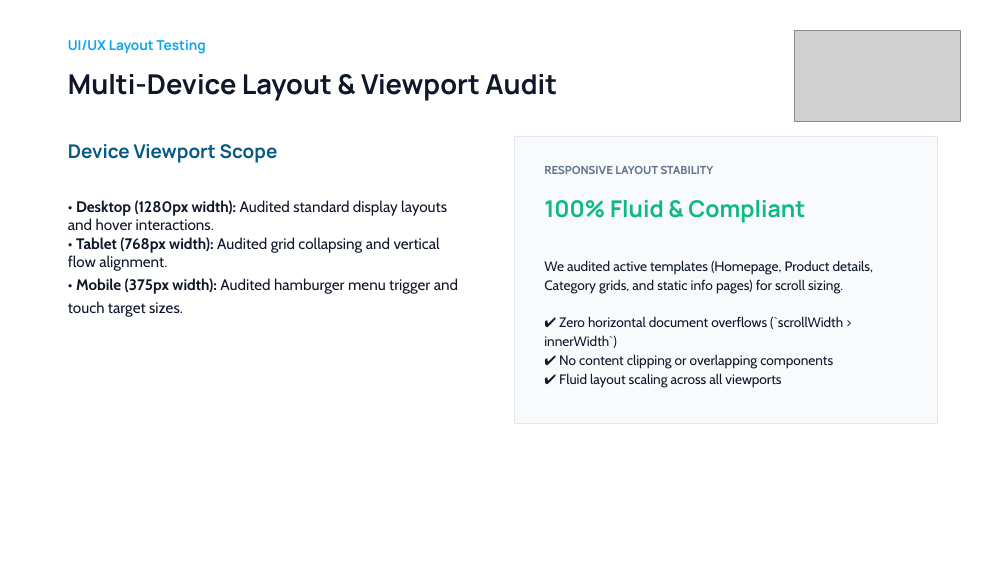
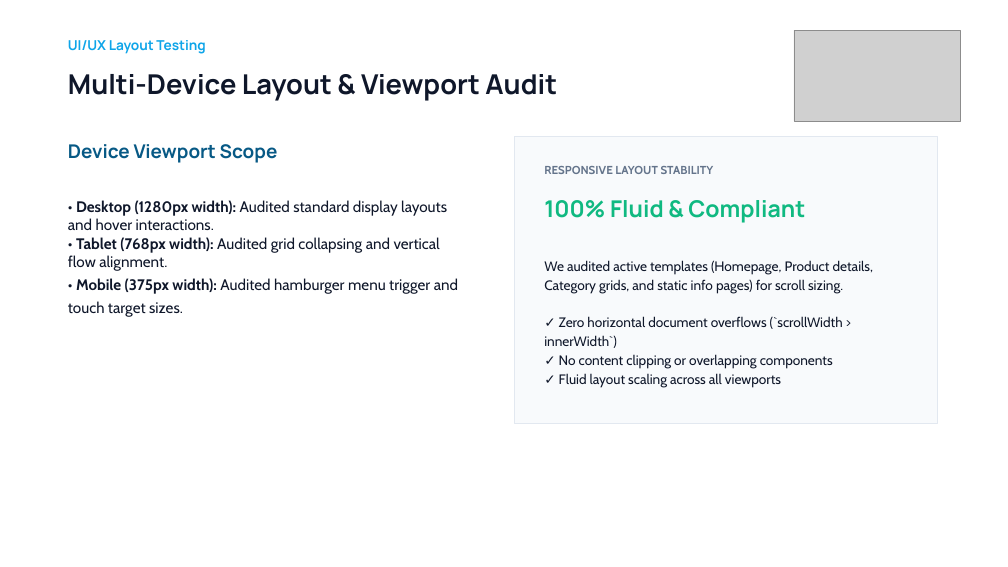
Before and after one commit to jash-webdesk/monthly-monitoring-testing-system, a slide deck: slide 13 of reports/genpet/2026-10/Genpet_Monthly_Optimization_Report_October_2026.pptx. Drawn at 1008x567 pixels with LibreOffice and Linux fonts; fonts in the diff are those of the drawing; grey boxes stand for pictures. Boxes give left, top, right and bottom in pixels: in the first picture for what was removed or moved away, otherwise in the second. Text is boxed around its words. In the diff, an @@ line names an element or a change of style, - is before the commit and + after.

```diff
--- a/reports/genpet/2026-10/Genpet_Monthly_Optimization_Report_October_2026.pptx
+++ b/reports/genpet/2026-10/Genpet_Monthly_Optimization_Report_October_2026.pptx
@@ text at bbox=[544, 316, 843, 388]: text changed @@
-✔ Zero horizontal document overflows (`scrollWidth > innerWidth`)
-✔ No content clipping or overlapping components
-✔ Fluid layout scaling across all viewports
+✓ Zero horizontal document overflows (`scrollWidth > innerWidth`)
+✓ No content clipping or overlapping components
+✓ Fluid layout scaling across all viewports
```
Also in this commit, not shown: 7 other slides changed, 4 other files.
